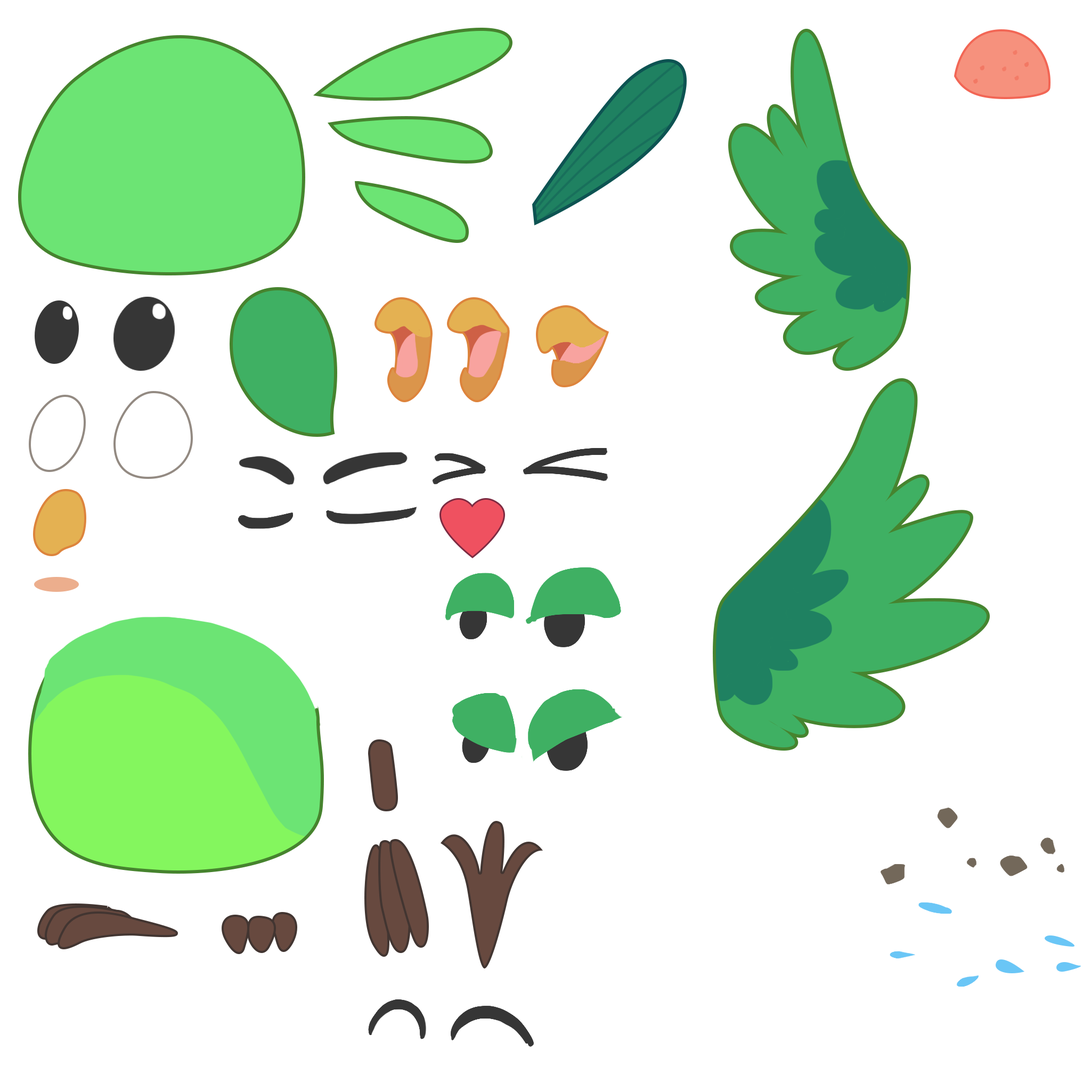
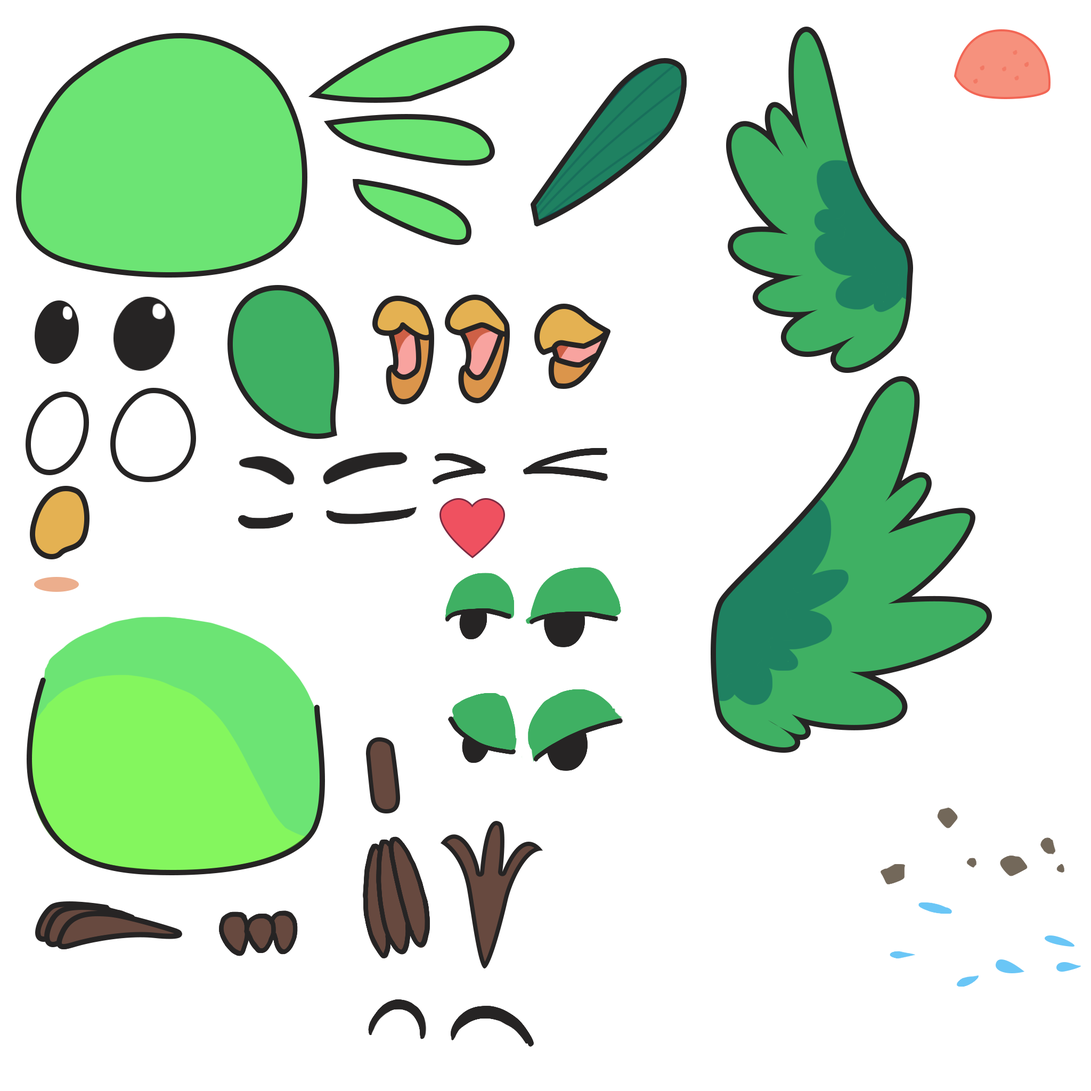
The second 1091px x 1091px image is a revision of the first. Changes to its layers:
added layer "Shape 11" above "Layer 10" over 534, 303, 611, 390
painted on "Layer 7" over 459, 608, 586, 648
added layer "Layer 17" above "Layer 11" over 448, 716, 624, 763
painted on "Layer 7 copy" over 462, 727, 588, 772
painted on "Layer 13" over 368, 999, 535, 1048
painted on "wing" (1st of 2, in "chym copy") over 227, 285, 340, 440
painted on "mat trai" (1st of 2, in "chym copy") over 25, 391, 90, 476
painted on "Ellipse 1 copy" (1st of 2, in "chym copy") over 113, 296, 175, 371
painted on "mat phai" (1st of 2, in "chym copy") over 110, 387, 197, 483
added layer "Shape 14" in group "chym copy" over 26, 677, 326, 876
painted on "head" (1st of 2, in "chym copy") over 15, 33, 308, 278
painted on "hair 3" (1st of 2, in "chym copy") over 352, 179, 472, 246
painted on "hair 2" (1st of 2, in "chym copy") over 324, 114, 496, 166
painted on "hair" (1st of 2, in "chym copy") over 308, 25, 515, 103
added layer "Shape 15" in group "chym copy" over 56, 911, 183, 950
added layer "Shape 4" in group "chym copy" over 530, 58, 687, 227
painted on "Shape 2" over 440, 821, 544, 969
painted on "Layer 6" over 432, 448, 609, 485
painted on "mat vui" over 238, 451, 408, 485
added layer "Shape 5" in group "Group 1" over 445, 294, 511, 404
added layer "Shape 8" in group "Group 1" over 372, 295, 435, 405
added layer "Layer 15" in group "Group 1" over 362, 836, 431, 959
painted on "canh phai" over 726, 26, 914, 374
painted on "canh trai" over 710, 376, 993, 754
…and 14 more changes (10 added, 4 painted)
